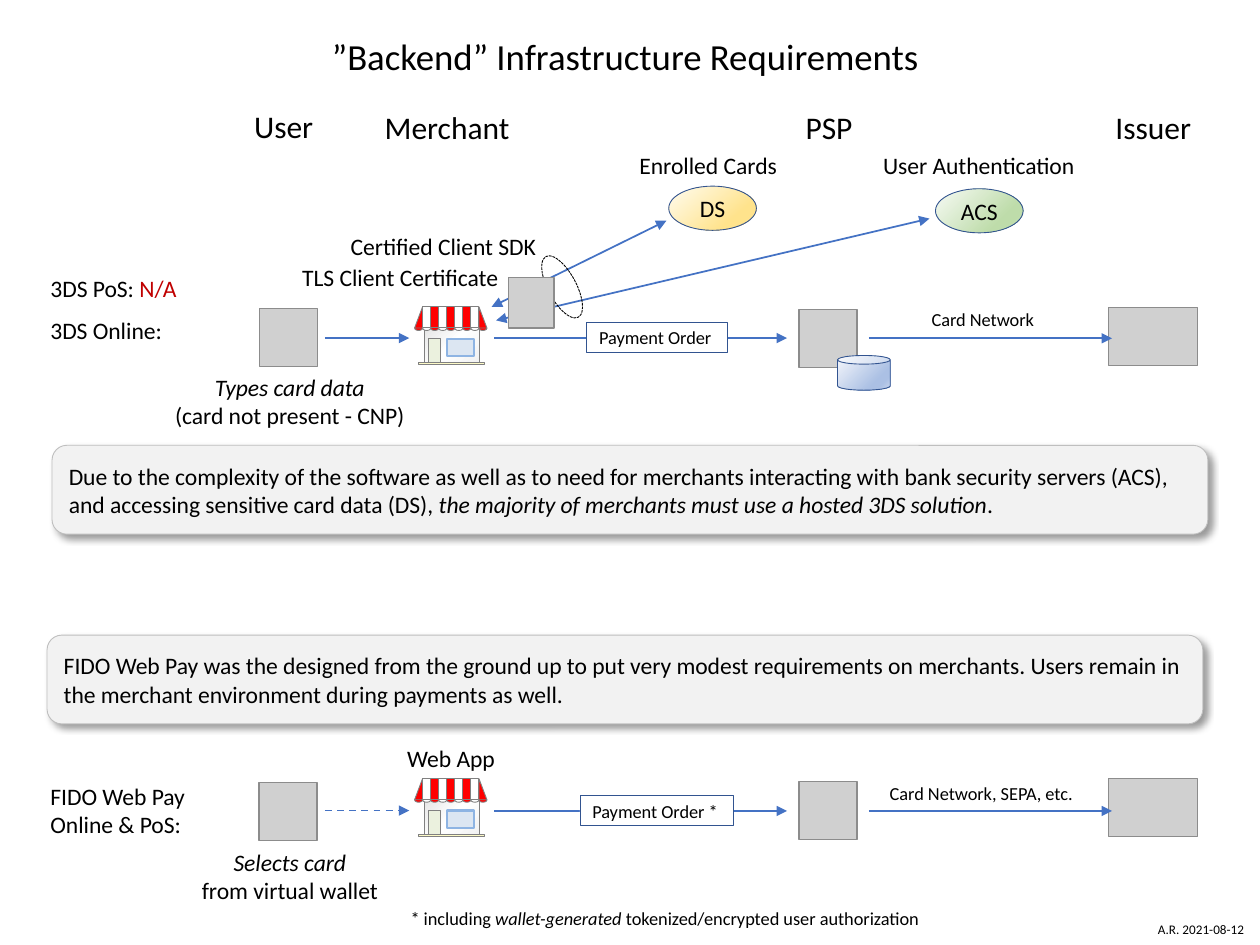
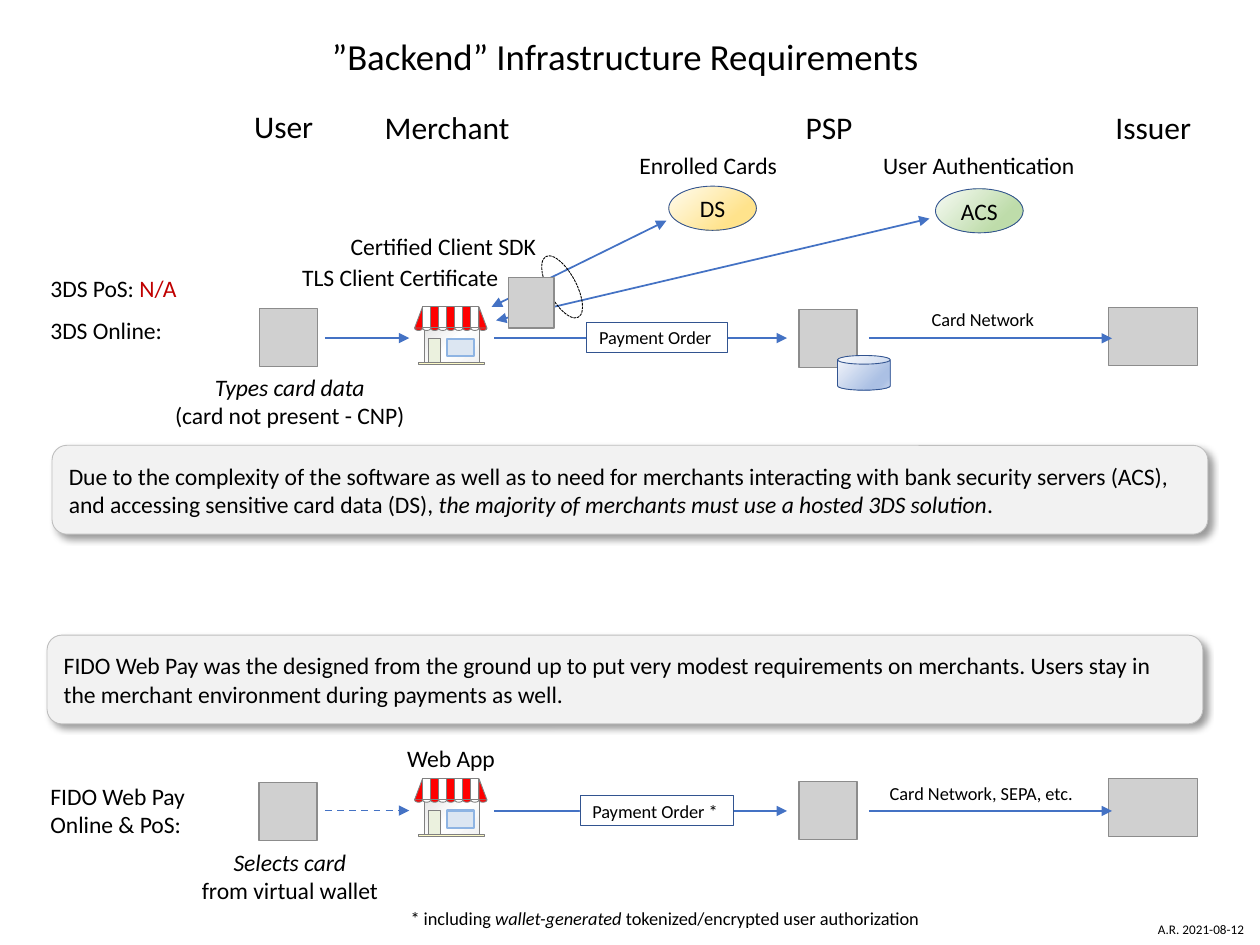
Before and after one commit to fido-web-pay/specification, a slide deck: slide 1 of backend-infrastructure-requirements.pptx. Drawn at 1260x945 pixels with LibreOffice and Linux fonts; fonts in the diff are those of the drawing; grey boxes stand for pictures. Boxes give left, top, right and bottom in pixels: in the first picture for what was removed or moved away, otherwise in the second. Text is boxed around its words. In the diff, an @@ line names an element or a change of style, - is before the commit and + after.

```diff
--- a/backend-infrastructure-requirements.pptx
+++ b/backend-infrastructure-requirements.pptx
@@ text in rounded rectangle at (x1=64, y1=657, x2=1150, y2=707): text changed @@
-FIDO Web Pay was the designed from the ground up to put very modest requirements on merchants. Users remain in the merchant environment during payments as well.
+FIDO Web Pay was the designed from the ground up to put very modest requirements on merchants. Users stay in the merchant environment during payments as well.
```
Also in this commit, not shown: 1 other file.
